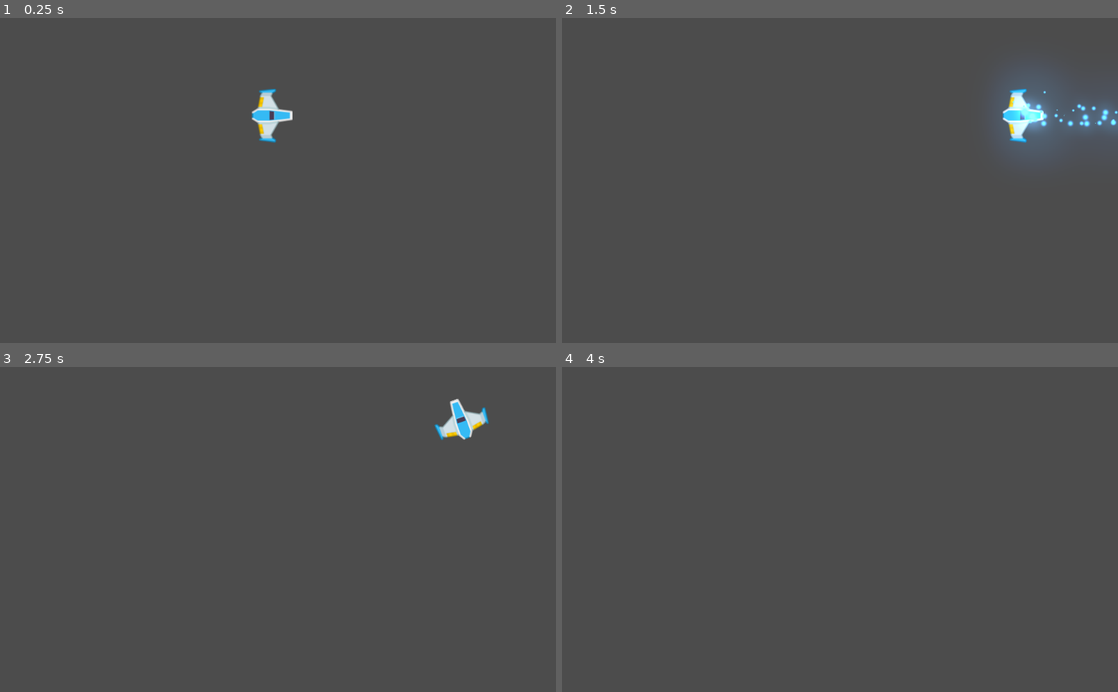
Above: before the commit, frames 1-4 (two rows, left to right).
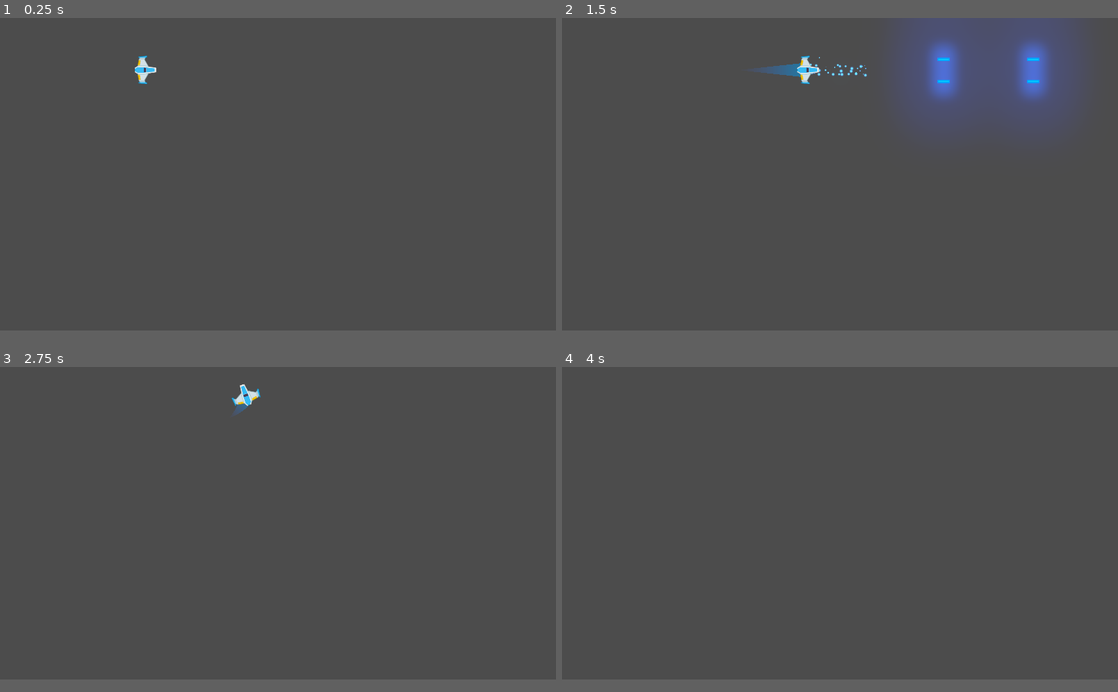
Above: after the commit, the same moments.

Repository: MRuiz1003/Meteoritos_Juego
Game: Godot game, scene res://Juego/Niveles/NivelTest.tscn
Same seed, same stepped clock (60 frames per second), same inputs: the game is played once before the commit and once after it.
Inputs:
- Up to frame 1 (0.25 s): no input
- Up to frame 2 (1.5 s): tap Enter at 0.5 s; hold W (mover_adelante) 0.53-1.28 s; hold Z (disparo_principal) 0.53-1.28 s; hold S (mover_atras) from 1.28 s (still down); tap X (disparo_secundario) at 1.35 s
- Up to frame 3 (2.75 s): release S (mover_atras) at 2.03 s; hold W (mover_adelante) from 2.03 s (still down); hold A (rotar_antihorario) from 2.03 s (still down)
- Up to frame 4 (4 s): release A (rotar_antihorario) at 2.78 s; tap D (rotar_horario) at 2.85 s; tap Space at 3.5 s; release W (mover_adelante) at 3.53 s; hold S (mover_atras) from 3.53 s (still down); hold Z (disparo_principal) from 3.53 s (still down)
In our replay, the window is 800x468 before the commit and 800x450 after it. These sizes can differ from the game's own. Grey fills any space a smaller window leaves; there, only what the larger window draws over its background counts as a difference.

The runs differ from the first frame. In frame 1, 0.8% of the frame differs, in the area x 24-53%, y 11-39%; in frame 2, 10%, in the area x 34-100%, y 0-39%; in frame 3, 0.8%; in frame 4, only the window size differs.

Commit message:
Estela y sonido de Motor
Se agregó la estela y sonido al movimiento del jugador

Diff:
--- /dev/null
+++ b/Juego/Naves/Player/Estela/Trail2D.gd
@@ -0,0 +1,106 @@
+# Draws a 2D trail using Godot's `Line2D`.
+#
+# Instantiate `Trail2D` as a child of a moving node to use it. To control the color, width curve,
+# texture, or trail width, use parameters from the `Line2D` class.
+tool
+
+class_name Estela
+extends Line2D
+
+export var is_emitting := false setget set_emitting
+export var resolution := 5.0
+export var lifetime := 0.5
+export var max_points := 100 setget set_max_points
+export var target_path: NodePath
+
+var _points_creation_time := []
+var _last_point := Vector2.ZERO
+var _clock := 0.0
+var _offset := 0.0
+
+onready var target: Node2D = get_node_or_null(target_path)
+
+func set_max_points(valor:int) -> void:
+	max_points = valor
+
+func _ready() -> void:
+	if not target:
+		target = get_parent() as Node2D
+
+	if Engine.editor_hint:
+		set_process(false)
+		return
+
+	_offset = position.length()
+	set_as_toplevel(true)
+	clear_points()
+	position = Vector2.ZERO
+	_last_point = to_local(target.global_position) + calculate_offset()
+
+
+func _get_configuration_warning() -> String:
+	var warning := "Missing Target node: assign a Node that extends Node2D in the Target Path or make the Trail a child of a parent that extends Node2D"
+	if target:
+		warning = ""
+	return warning
+
+
+func _process(delta: float) -> void:
+	_clock += delta
+	remove_older()
+
+	if not is_emitting:
+		return
+
+	# Adding new points if necessary.
+	var desired_point := to_local(target.global_position)
+	var distance: float = _last_point.distance_to(desired_point)
+	if distance > resolution:
+		add_timed_point(desired_point, _clock)
+
+
+# Creates a new point and stores its creation time.
+func add_timed_point(point: Vector2, time: float) -> void:
+	add_point(point + calculate_offset())
+	_points_creation_time.append(time)
+	_last_point = point
+	if get_point_count() > max_points:
+		remove_first_point()
+
+
+# Calculates the offset of the trail from its target.
+func calculate_offset() -> Vector2:
+	return - 1.0 * polar2cartesian(1.0, target.rotation).rotated(- PI / 2) * _offset
+
+
+# Removes the first point in the line and the corresponding time.
+func remove_first_point() -> void:
+	if get_point_count() > 1:
+		remove_point(0)
+	_points_creation_time.pop_front()
+
+
+# Remove points older than `lifetime`.
+func remove_older() -> void:
+	for creation_time in _points_creation_time:
+		var delta = _clock - creation_time
+		if delta > lifetime:
+			remove_first_point()
+		# Points in `_points_creation_time` are ordered from oldest to newest so as soon as a point
+		# isn't older than `lifetime`, we know all remaining points should stay as well.
+		else:
+			break
+
+
+func set_emitting(emitting: bool) -> void:
+	is_emitting = emitting
+	if Engine.editor_hint:
+		return
+
+	if not is_inside_tree():
+		yield(self, "ready")
+
+	if is_emitting:
+		clear_points()
+		_points_creation_time.clear()
+		_last_point = to_local(target.global_position) + calculate_offset()
--- /dev/null
+++ b/Juego/Naves/Player/Estela/Trail2D.tscn
@@ -0,0 +1,17 @@
+[gd_scene load_steps=4 format=2]
+
+[ext_resource path="res://Juego/Naves/Player/Estela/Trail2D.gd" type="Script" id=1]
+
+[sub_resource type="Curve" id=1]
+_data = [ Vector2( 0, 0 ), 0.0, 1.0, 0, 1, Vector2( 1, 1 ), 1.0, 0.0, 1, 0 ]
+
+[sub_resource type="Gradient" id=2]
+colors = PoolColorArray( 0.294118, 0.356863, 0.670588, 0, 0.117647, 0.490196, 0.658824, 1 )
+
+[node name="Trail2D" type="Line2D"]
+points = PoolVector2Array( 0, 0, 32, 0 )
+width_curve = SubResource( 1 )
+default_color = Color( 1, 1, 1, 1 )
+gradient = SubResource( 2 )
+joint_mode = 2
+script = ExtResource( 1 )
--- /dev/null
+++ b/Juego/Naves/Player/Motor/MotorSFX.gd
@@ -0,0 +1,33 @@
+class_name Motor
+extends AudioStreamPlayer2D
+
+export var tiempo_transicion: float = 0.6
+export var volumen_apagado: float = -30.0
+
+onready var tween_sonido: Tween = $Tween
+
+var volumen_original: float
+
+func _ready() -> void:
+	volumen_original = volume_db
+	volume_db = volumen_apagado
+
+func sonido_on() -> void:
+	if not playing:
+		play()
+	efecto_transicion(volume_db, volumen_original)
+
+func sonido_off() -> void:
+	efecto_transicion(volume_db, volumen_apagado)
+
+func efecto_transicion(desde_vol: float, hasta_vol: float) -> void:
+	tween_sonido.interpolate_property(
+		self,
+		"volume_db",
+		desde_vol,
+		hasta_vol,
+		tiempo_transicion,
+		Tween.TRANS_LINEAR,
+		Tween.EASE_OUT_IN
+	)
+	tween_sonido.start()
--- /dev/null
+++ b/Juego/Naves/Player/Motor/MotorSFX.tscn
@@ -0,0 +1,11 @@
+[gd_scene load_steps=3 format=2]
+
+[ext_resource path="res://Juego/Naves/Player/Motor/motor_sfx.ogg" type="AudioStream" id=1]
+[ext_resource path="res://Juego/Naves/Player/Motor/MotorSFX.gd" type="Script" id=2]
+
+[node name="MotorSFX" type="AudioStreamPlayer2D"]
+stream = ExtResource( 1 )
+pitch_scale = 1.5
+script = ExtResource( 2 )
+
+[node name="Tween" type="Tween" parent="."]
--- a/Juego/Naves/Player/Player.gd
+++ b/Juego/Naves/Player/Player.gd
@@ -3,12 +3,15 @@
 
 export var potencia_motor: int = 20
 export var potencia_rotacion: int = 280
+export var estela_maxima: int = 150
 
 var empuje: Vector2 = Vector2.ZERO
 var dir_rotacion: int = 0
 
 onready var canion:Canion = $Canion
 onready var laser:RayoLaser = $LaserBeam2D
+onready var estela: Estela = $EstelaPuntoInicio/Trail2D
+onready var motor_sfx: Motor = $MotorSFX
 
 func _integrate_forces(_state: Physics2DDirectBodyState) -> void:
 	apply_central_impulse(empuje.rotated(rotation))
@@ -42,6 +45,16 @@
 	## Disparo
 	if Input.is_action_pressed("disparo_principal"):
 		canion.set_esta_disparando(true)
-
 	if Input.is_action_just_released("disparo_principal"):
 		canion.set_esta_disparando(false)
+
+	# Control Estela y Sonido de Motor
+	if Input.is_action_pressed("mover_adelante"):
+		estela.set_max_points(estela_maxima)
+		motor_sfx.sonido_on()
+	elif Input.is_action_pressed("mover_atras"):
+		estela.set_max_points(0)
+		motor_sfx.sonido_on()
+
+	if (Input.is_action_just_released("mover_adelante") or Input.is_action_just_released("mover_atras")):
+		motor_sfx.sonido_off()
--- a/Juego/Naves/Player/Player.tscn
+++ b/Juego/Naves/Player/Player.tscn
@@ -1,15 +1,20 @@
-[gd_scene load_steps=7 format=2]
+[gd_scene load_steps=9 format=2]
 
 [ext_resource path="res://Juego/Naves/Player/player_blue.png" type="Texture" id=1]
 [ext_resource path="res://Juego/Naves/Player/MaterialFisico.tres" type="PhysicsMaterial" id=2]
 [ext_resource path="res://Juego/Naves/Player/Player.gd" type="Script" id=3]
 [ext_resource path="res://Juego/Proyectiles/Canion.tscn" type="PackedScene" id=4]
 [ext_resource path="res://Juego/Proyectiles/Laser/LaserBeam2D.tscn" type="PackedScene" id=5]
+[ext_resource path="res://Juego/Naves/Player/Estela/Trail2D.tscn" type="PackedScene" id=6]
+[ext_resource path="res://Juego/Naves/Player/Motor/MotorSFX.tscn" type="PackedScene" id=7]
 
 [sub_resource type="CircleShape2D" id=1]
 radius = 36.2354
 
 [node name="Player" type="RigidBody2D"]
+z_index = 50
+z_as_relative = false
+collision_mask = 22
 physics_material_override = ExtResource( 2 )
 gravity_scale = 0.0
 can_sleep = false
@@ -18,6 +23,7 @@
 script = ExtResource( 3 )
 
 [node name="Sprite" type="Sprite" parent="."]
+position = Vector2( 0, -0.374573 )
 rotation = 1.5708
 texture = ExtResource( 1 )
 
@@ -40,4 +46,17 @@
 [node name="LaserBeam2D" parent="." instance=ExtResource( 5 )]
 position = Vector2( 34.8356, 0 )
 
+[node name="EstelaPuntoInicio" type="Position2D" parent="."]
+position = Vector2( -9.739, 0 )
+
+[node name="Trail2D" parent="EstelaPuntoInicio" instance=ExtResource( 6 )]
+z_index = -10
+z_as_relative = false
+points = PoolVector2Array( 0, 0, 60, 0 )
+width = 50.0
+is_emitting = true
+target_path = NodePath("..")
+
+[node name="MotorSFX" parent="." instance=ExtResource( 7 )]
+
 [editable path="Canion"]
--- a/Juego/Proyectiles/Canion.gd
+++ b/Juego/Proyectiles/Canion.gd
@@ -1,7 +1,7 @@
 class_name Canion
 extends Node2D
 
-export var proyectil = preload("res://Juego/Proyectiles/Proyectil.tscn")
+export var proyectil = preload("res://Juego/Proyectiles/ProyectilPlayer.tscn")
 export var cadencia_disparo: float = 0.8
 export var velocidad_proyectil: int = 100
 export var danio_proyectil: int = 1
--- a/Juego/Proyectiles/Canion.tscn
+++ b/Juego/Proyectiles/Canion.tscn
@@ -15,6 +15,7 @@
 [node name="DisparoSFX" type="AudioStreamPlayer2D" parent="."]
 position = Vector2( -0.315331, 0 )
 stream = ExtResource( 2 )
+volume_db = -10.0
 pitch_scale = 1.8
 bus = "Proyectiles"
 
--- a/Juego/Proyectiles/Laser/LaserBeam2D.tscn
+++ b/Juego/Proyectiles/Laser/LaserBeam2D.tscn
@@ -61,6 +61,9 @@
 color_ramp = SubResource( 2 )
 
 [node name="LaserBeam2D" type="RayCast2D"]
+position = Vector2( 0, -1.68182 )
+z_index = 41
+z_as_relative = false
 enabled = true
 cast_to = Vector2( 0, 0 )
 script = ExtResource( 1 )
--- a/Juego/Proyectiles/Proyectil.tscn
+++ b/Juego/Proyectiles/Proyectil.tscn
@@ -1,11 +1,7 @@
-[gd_scene load_steps=4 format=2]
+[gd_scene load_steps=3 format=2]
 
 [ext_resource path="res://Juego/Proyectiles/proyectil_player.png" type="Texture" id=1]
 [ext_resource path="res://Juego/Proyectiles/Proyectil.gd" type="Script" id=2]
-
-[sub_resource type="CapsuleShape2D" id=1]
-radius = 5.96303
-height = 31.1821
 
 [node name="Proyectil" type="Area2D"]
 script = ExtResource( 2 )
@@ -18,7 +14,6 @@
 
 [node name="CollisionShape2D" type="CollisionShape2D" parent="."]
 rotation = 1.5708
-shape = SubResource( 1 )
 
 [node name="VisibilityNotifier2D" type="VisibilityNotifier2D" parent="."]
 [connection signal="screen_exited" from="VisibilityNotifier2D" to="." method="_on_VisibilityNotifier2D_screen_exited"]
--- /dev/null
+++ b/Juego/Proyectiles/ProyectilEnemigo.tscn
@@ -0,0 +1,22 @@
+[gd_scene load_steps=4 format=2]
+
+[ext_resource path="res://Juego/Proyectiles/Proyectil.tscn" type="PackedScene" id=1]
+[ext_resource path="res://Juego/Proyectiles/proyectil_enemigo.png" type="Texture" id=2]
+
+[sub_resource type="CapsuleShape2D" id=1]
+radius = 4.0443
+height = 27.487
+
+[node name="ProyectilEnemigo" instance=ExtResource( 1 )]
+z_index = 39
+z_as_relative = false
+collision_layer = 2
+collision_mask = 5
+
+[node name="Sprite" parent="." index="0"]
+modulate = Color( 2, 0, 0, 1 )
+scale = Vector2( 1, 1 )
+texture = ExtResource( 2 )
+
+[node name="CollisionShape2D" parent="." index="1"]
+shape = SubResource( 1 )
--- /dev/null
+++ b/Juego/Proyectiles/ProyectilPlayer.tscn
@@ -0,0 +1,19 @@
+[gd_scene load_steps=3 format=2]
+
+[ext_resource path="res://Juego/Proyectiles/Proyectil.tscn" type="PackedScene" id=1]
+
+[sub_resource type="CapsuleShape2D" id=1]
+radius = 5.92147
+height = 32.203
+
+[node name="ProyectilPlayer" instance=ExtResource( 1 )]
+z_index = 40
+z_as_relative = false
+collision_layer = 8
+collision_mask = 6
+
+[node name="Sprite" parent="." index="0"]
+position = Vector2( 0, -0.0834274 )
+
+[node name="CollisionShape2D" parent="." index="1"]
+shape = SubResource( 1 )
--- a/project.godot
+++ b/project.godot
@@ -13,6 +13,16 @@
 "class": "Canion",
 "language": "GDScript",
 "path": "res://Juego/Proyectiles/Canion.gd"
+}, {
+"base": "Line2D",
+"class": "Estela",
+"language": "GDScript",
+"path": "res://Juego/Naves/Player/Estela/Trail2D.gd"
+}, {
+"base": "AudioStreamPlayer2D",
+"class": "Motor",
+"language": "GDScript",
+"path": "res://Juego/Naves/Player/Motor/MotorSFX.gd"
 }, {
 "base": "Node2D",
 "class": "Nivel",
@@ -36,6 +46,8 @@
 } ]
 _global_script_class_icons={
 "Canion": "",
+"Estela": "",
+"Motor": "",
 "Nivel": "",
 "Player": "",
 "Proyectil": "",
@@ -44,13 +56,24 @@
 
 [application]
 
-config/name="Meteoritos_Juego"
+config/name="Meteoritos"
 run/main_scene="res://Juego/Niveles/NivelTest.tscn"
-config/icon="res://icon.png"
+config/icon="res://nave_icon.png"
 
 [autoload]
 
 Eventos="*res://Juego/Autoloads/Eventos.gd"
+
+[display]
+
+window/size/width=1920
+window/size/height=1080
+window/size/resizable=false
+window/size/always_on_top=true
+window/size/test_width=1280
+window/size/test_height=720
+window/stretch/mode="2d"
+window/stretch/aspect="keep"
 
 [input]
 
@@ -91,6 +114,14 @@
  ]
 }
 
+[layer_names]
+
+2d_physics/layer_1="player"
+2d_physics/layer_2="enemigo"
+2d_physics/layer_3="meteorito"
+2d_physics/layer_4="proyectil_player"
+2d_physics/layer_5="proyectil_enemigo"
+
 [rendering]
 
 environment/default_environment="res://default_env.tres"
Not shown, added: Juego/Naves/Player/Motor/motor_sfx.ogg.import
Binary file added: Juego/Proyectiles/proyectil_enemigo.png
Binary file added: nave_icon.png
Not shown, added: nave_icon.png.import
Not shown, added: Juego/Naves/Player/Motor/motor_sfx.ogg
